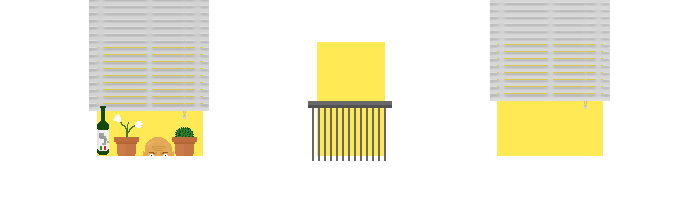
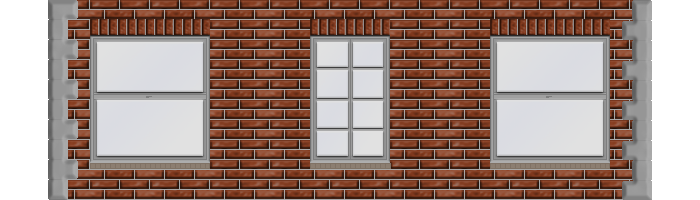
Layers edited between the first and the second 700×200 image:
showed group "Outside" (14 layers) over [48, 0, 652, 200]
hid group "Inside" (15 layers) over [89, 0, 610, 161]
